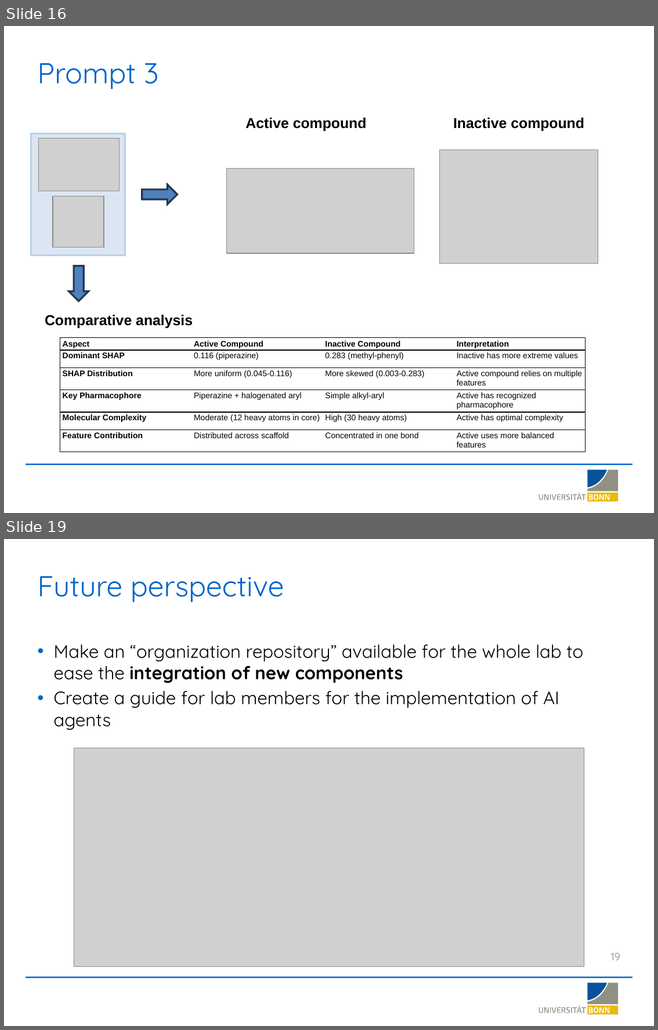
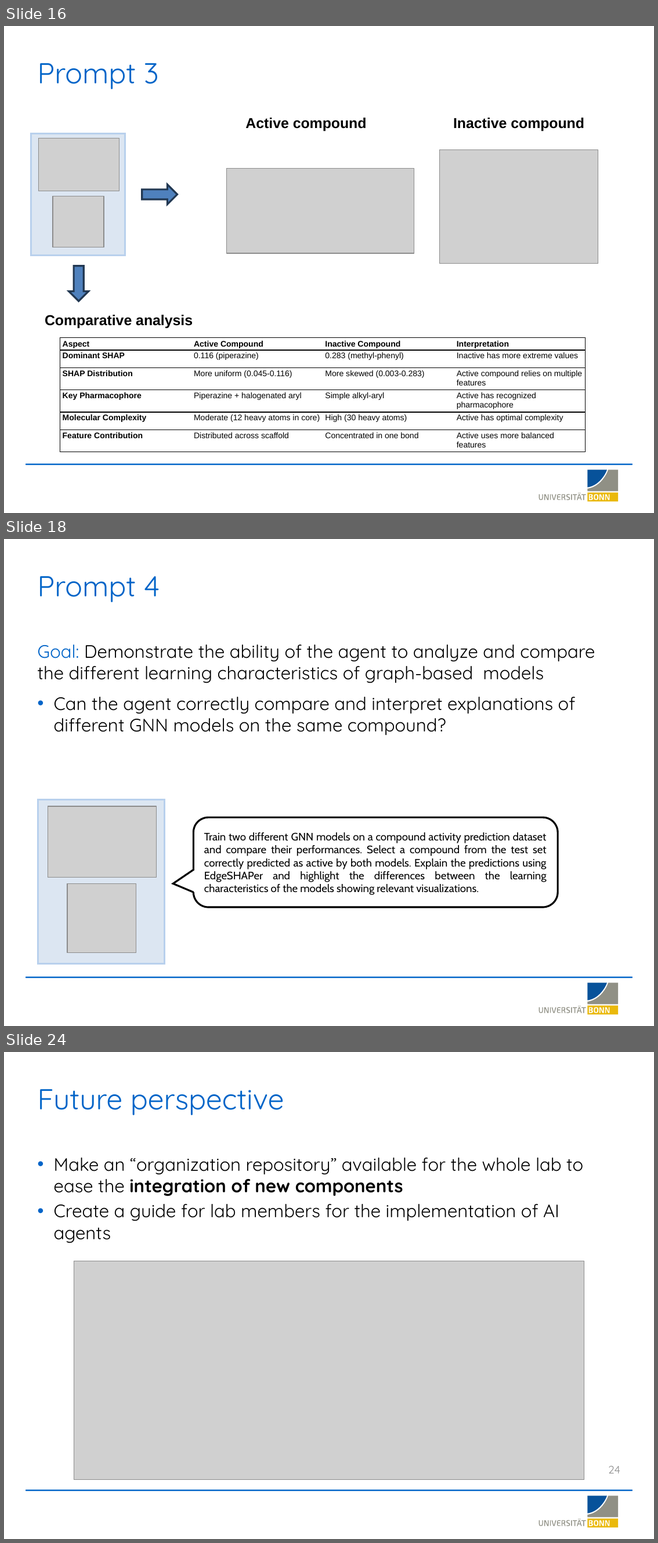
Before and after one commit to LSI-Uni-Bonn/ChemicHAL, a slide deck: slides/AI_Agent_Explainability.pptx. Shown one above the other, each under a label of ours: slides 16 and 19 before the commit, slides 16, 18 and 24 after it; the slides between them are not shown. The pictures are 658x1030 and 658x1543 pixels, drawn with LibreOffice and Linux fonts; fonts in the diff are those of the drawing; grey boxes stand for pictures; background and template pictures are left out. Boxes give left, top, right and bottom in pixels: in the first picture for what was removed or moved away, otherwise in the second. Text is boxed around its words. In the diff, an @@ line names an element or a change of style, - is before the commit and + after.

Commit message:
Update AI Agent Explainability presentation slides

```diff
--- a/slides/AI_Agent_Explainability.pptx
+++ b/slides/AI_Agent_Explainability.pptx
@@ slide 18 added at [4, 539, 654, 1026], background #FFFFFF; not listed: 20 template elements that a slide beside it also shows @@
@@ title added at [38, 576, 160, 602], 32 pt, text #0064C8 @@
+Prompt 4
@@ text added at [38, 645, 594, 735], 20 pt, text #000000 @@
+Goal: Demonstrate the ability of the agent to analyze and compare the different learning characteristics of graph-based models
+• Can the agent correctly compare and interpret explanations of different GNN models on the same compound?
@@ rectangle added at [38, 799, 165, 964], fill #DCE6F2, outline #B8D0ED 2 pt @@
@@ picture added at [48, 806, 157, 878] @@
@@ rounded speech box added at [193, 817, 557, 907], fill #FFFFFF, outline #000000 2 pt, 12 pt, text #000000 @@
+Train two different GNN models on a compound activity prediction dataset and compare their performances. Select a compound from the test set correctly predicted as active by both models. Explain the predictions using EdgeSHAPer and highlight the differences between the learning characteristics of the models showing relevant visualizations.
@@ picture added at [67, 884, 136, 953] @@
@@ what was slide 19 is now slide 24 @@
@@ page number at [608, 1466, 620, 1474]: text changed @@
-19
+24
```
Also in this commit, not shown: 3 slides changed, 4 other slides added.
